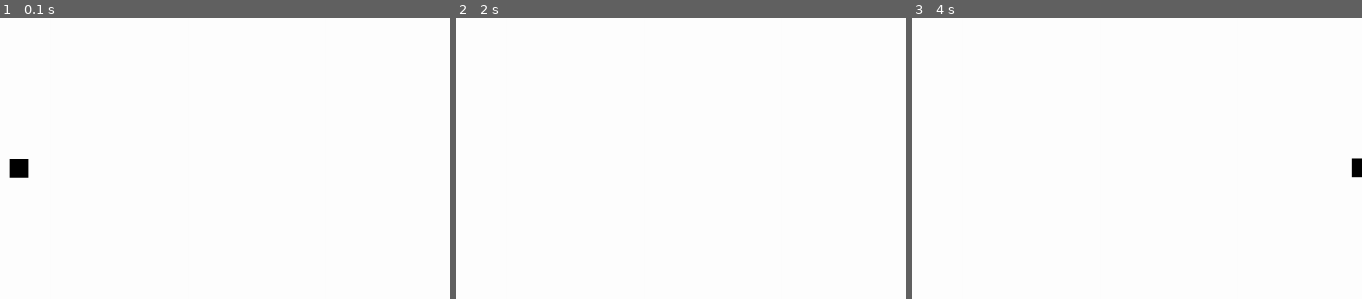
Above: before the commit, frames 1-3 (left to right).
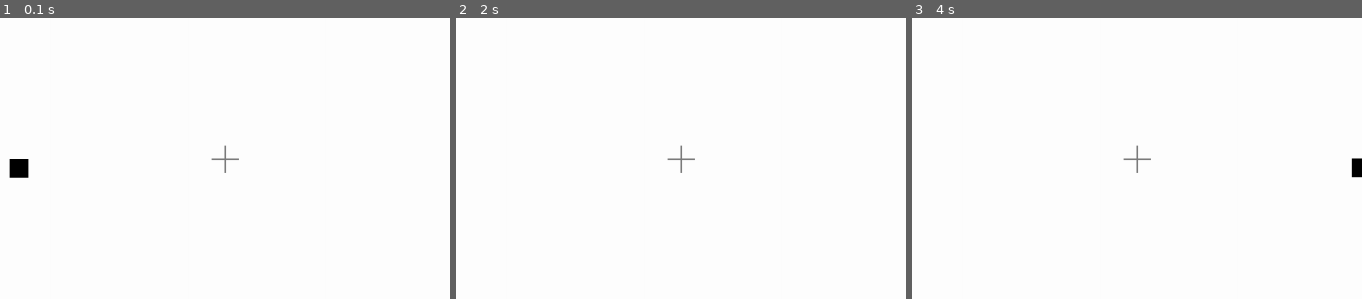
Above: after the commit, the same moments.

Repository: KungFuMasterRat/SURF-2012
Game: pygame game, started from Projects/pygame-examples/Predictive_Saccade_Task.py
Two runs of this game, one before a commit and one after it. Both use one fixed random seed, a clock stepped at 60 frames per second and the inputs below. The source is Python 2; it was converted automatically to run under Python 3.
Inputs:
- Up to frame 1 (0.1 s): no input
- Up to frame 2 (2 s): no input
- Up to frame 3 (4 s): no input
The pictures show only the part of the screen within x 25-75%, y 25-75%; the shares and areas given below are measured in that part.

The runs differ from the first frame. In frame 1, less than 0.1% of the frame differs, in the area x 46-54%, y 45-56%; in frame 2, less than 0.1%; in frame 3, less than 0.1%.

Commit message:
so much stuff!
updates task
awesome.jpg
bunches of frames from first run!

Diff:
--- a/Projects/pygame-examples/Predictive_Saccade_Task.py
+++ b/Projects/pygame-examples/Predictive_Saccade_Task.py
@@ -131,21 +131,37 @@
 def redraw(): #once we move box, we redraw screen, erase screen, redraw box in new position
     screen.fill((255, 255, 255))  # make redraw background black ##draws a black box
     screen.blit(s, r)  # render the surface into the rectangle ##blit is to put it on the screen. takes surface and shape, saws draw surface at this position
+
+    line_color = (124, 124, 124)
+    line_length = 50
+    pygame.draw.line(
+        screen,
+        line_color,
+        (width/2, height/2 - line_length/2),
+        (width/2, height/2 + line_length/2),
+        3
+    )
+    pygame.draw.line(
+        screen,
+        line_color,
+        (width/2 - line_length/2, height/2),
+        (width/2 + line_length/2, height/2),
+        3 ##line thickness
+    )
     pygame.display.flip()  # update the screen ##dual screen that flips back and forth
-
-
 def main(): ##What tells it to move 30 times a sec
-    ##i= 0
+    i= 0
     while 1:  # infinite loop
         ##clock.tick(10)  # limit framerate to 30 FPS ##clock object prv def.
 
-        ##handle_events() ##associated with clock.tickstops you from faster 30x a sec; it's s throttle to remember when it needs to refresh itself
+        handle_events() ##associated with clock.tickstops you from faster 30x a sec; it's s throttle to remember when it needs to refresh itself
         animate()  ##this function calls these three functions we prv def.
         redraw()
-       ## saveimage(i)
-        ##i = i + 1
-##def saveimage(frame_number): ##Saves each frame
-  ##  image = cam.get_image()
-    ##pygame.image.save(image, 'frame_%i.jpg' % frame_number)
+
+        saveimage(i)
+        i = i + 1
+def saveimage(frame_number): ##Saves each frame
+
+    pygame.image.save(screen, 'data\\frame_%i.jpg' % frame_number)
 # DO IT!
 main() ##last thing is call main, which starts the\\\\\\\\\\\\\\\\\\\\\ whole thing
Binary file added: Projects/pygame-examples/awesome.jpg
Binary file added: Projects/pygame-examples/data/frame_0.jpg
Binary file added: Projects/pygame-examples/data/frame_1.jpg
Binary file added: Projects/pygame-examples/data/frame_10.jpg
Binary file added: Projects/pygame-examples/data/frame_11.jpg
Binary file added: Projects/pygame-examples/data/frame_12.jpg
Binary file added: Projects/pygame-examples/data/frame_13.jpg
Binary file added: Projects/pygame-examples/data/frame_14.jpg
Binary file added: Projects/pygame-examples/data/frame_15.jpg
Binary file added: Projects/pygame-examples/data/frame_16.jpg
Binary file added: Projects/pygame-examples/data/frame_17.jpg
Binary file added: Projects/pygame-examples/data/frame_18.jpg
(and 29 more such lines)
